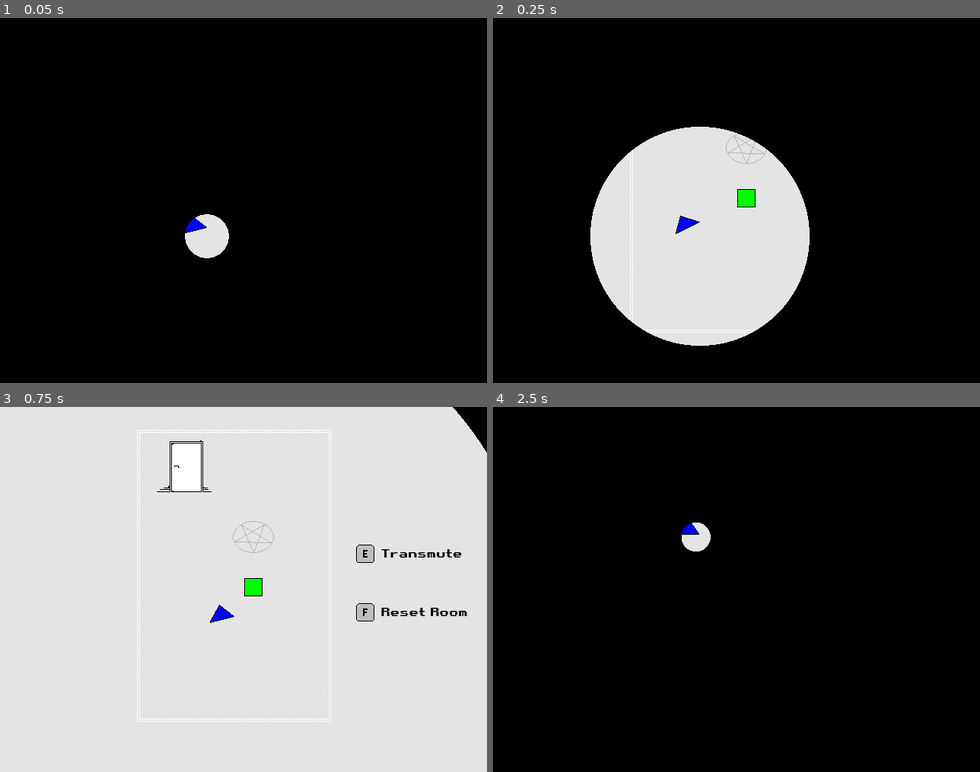
Above: before the commit, frames 1-4 (two rows, left to right).
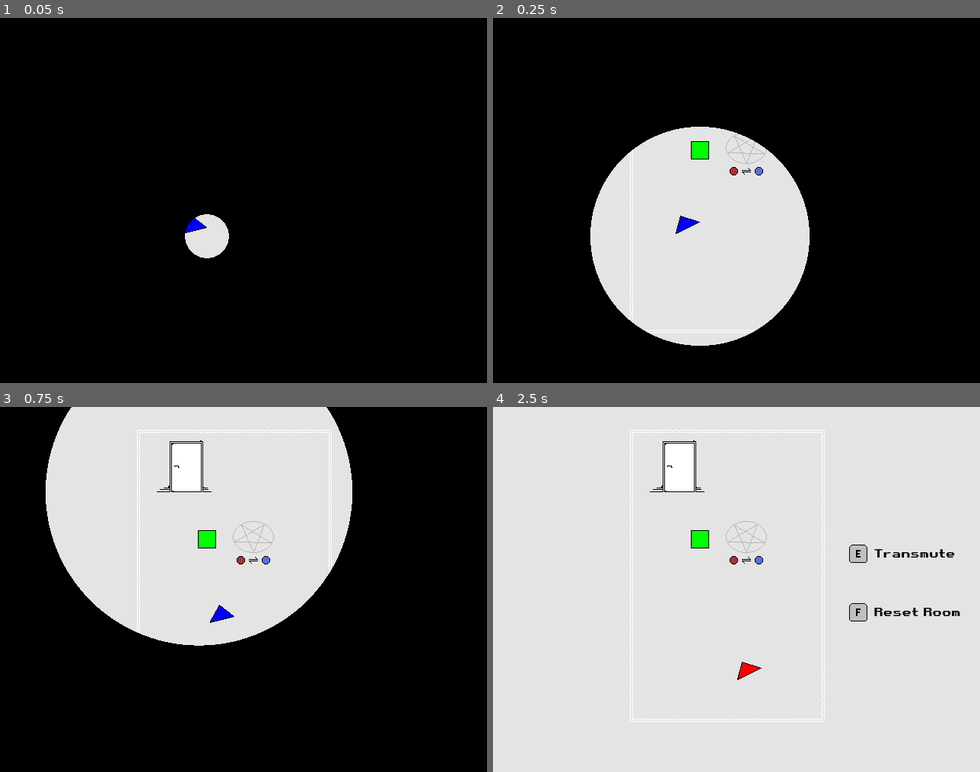
Above: after the commit, the same moments.

Repository: julianhoratschek/shadows_of_the_past
Game: Godot game, scene res://scenes/main.tscn
Two runs of this game, one before a commit and one after it. Both use one fixed random seed, a clock stepped at 60 frames per second and the inputs below.
Inputs:
- Up to frame 1 (0.05 s): no input
- Up to frame 2 (0.25 s): no input
- Up to frame 3 (0.75 s): hold D (gme_right) from 0.53 s (still down); hold F from 0.53 s (still down)
- Up to frame 4 (2.5 s): tap Q at 0.8, 1.35 s; release D (gme_right) at 1.28 s; release F at 1.28 s; hold S (gme_down) 1.28-2.03 s; tap F at 1.55 s; hold D (gme_right) from 2.03 s (still down); hold Q from 2.03 s (still down); tap E (gme_interact) at 2.1 s

Frame 1 is identical in both runs. In frame 2, 0.4% of the frame differs, in the area x 40-56%, y 33-52%; in frame 3, 65%; in frame 4, 99%, in the area x 0-100%, y 0-100%.

Commit message:
something working

Diff:
--- a/prefabs/door.gd
+++ b/prefabs/door.gd
@@ -2,7 +2,7 @@
 
 class_name Door
 
-signal entered
+signal entered(next_room_path: String)
 
 var _is_open := false
 var is_open: bool:
@@ -30,4 +30,4 @@
 
 func _on_body_entered(body: Node2D):
 	if body is Player:
-		entered.emit()
+		entered.emit(next_room)
--- a/prefabs/transmutable_properties.tscn
+++ b/prefabs/transmutable_properties.tscn
@@ -460,4 +460,3 @@
 [node name="AnimatedSprite2D" type="AnimatedSprite2D" parent="."]
 sprite_frames = SubResource("SpriteFrames_ph3mf")
 animation = &"triangle_idle"
-frame_progress = 0.360951
--- a/prefabs/transmutation_circle.gd
+++ b/prefabs/transmutation_circle.gd
@@ -1,3 +1,5 @@
+@tool
+
 extends Area2D
 
 class_name TransmutationCircle
@@ -32,22 +34,30 @@
 ## Indicated direction of circle fill animation
 var _aborted := false
 
-@export var transmute_property := TransmutableProperties.PropertyName.COLOR
+@export var transmute_property := TransmutableProperties.PropertyName.COLOR:
+	get:
+		return transmute_property
+
+	set(value):
+		transmute_property = value
+		$Indicator.frame = int(value)
 
 @onready var circle := $Circle
+@onready var indicator := $Indicator
 @onready var smoke := $Smoke
 
 
 func _ready():
 	smoke.animation_finished.connect(smoke.hide)
+	_adjust_modulate(0.2)
 
 
 func _adjust_modulate(value: float):
 	if not self in affected_circles.slice(-2):
-		modulate.a = 1.0 - 2 * ModulateModifier
+		circle.modulate.a = 1.0 - 2 * ModulateModifier
 		return
 
-	modulate.a = value
+	circle.modulate.a = value
 
 
 func _reset_circle():
--- a/prefabs/transmutation_circle.tscn
+++ b/prefabs/transmutation_circle.tscn
@@ -1,8 +1,9 @@
-[gd_scene load_steps=26 format=3 uid="uid://b8b32v2hxn41a"]
+[gd_scene load_steps=30 format=3 uid="uid://b8b32v2hxn41a"]
 
 [ext_resource type="Script" path="res://prefabs/transmutation_circle.gd" id="1_tvna6"]
 [ext_resource type="Texture2D" uid="uid://mpi2ncna5r7t" path="res://assets/sprites/transmutation_circle.png" id="1_wt7sm"]
 [ext_resource type="Texture2D" uid="uid://c1bbfaoyv3nay" path="res://assets/sprites/smoke.png" id="3_wawoy"]
+[ext_resource type="Texture2D" uid="uid://bma5wxa5f56oi" path="res://assets/sprites/transmutation_indicators.png" id="4_gueke"]
 
 [sub_resource type="CapsuleShape2D" id="CapsuleShape2D_57uwi"]
 radius = 20.0
@@ -162,8 +163,29 @@
 "speed": 12.0
 }]
 
+[sub_resource type="AtlasTexture" id="AtlasTexture_hk34s"]
+atlas = ExtResource("4_gueke")
+region = Rect2(0, 0, 64, 16)
+
+[sub_resource type="AtlasTexture" id="AtlasTexture_ooqdl"]
+atlas = ExtResource("4_gueke")
+region = Rect2(64, 0, 64, 16)
+
+[sub_resource type="SpriteFrames" id="SpriteFrames_tuc6r"]
+animations = [{
+"frames": [{
+"duration": 1.0,
+"texture": SubResource("AtlasTexture_hk34s")
+}, {
+"duration": 1.0,
+"texture": SubResource("AtlasTexture_ooqdl")
+}],
+"loop": false,
+"name": &"idle",
+"speed": 5.0
+}]
+
 [node name="TransmutationCircle" type="Area2D" groups=["transmutation_circles"]]
-modulate = Color(1, 1, 1, 0.207843)
 script = ExtResource("1_tvna6")
 
 [node name="CollisionShape2D" type="CollisionShape2D" parent="."]
@@ -172,6 +194,7 @@
 shape = SubResource("CapsuleShape2D_57uwi")
 
 [node name="Circle" type="AnimatedSprite2D" parent="."]
+modulate = Color(1, 1, 1, 0.2)
 z_index = -1
 sprite_frames = SubResource("SpriteFrames_g8ixj")
 animation = &"idle"
@@ -186,6 +209,11 @@
 frame = 7
 frame_progress = 1.0
 
+[node name="Indicator" type="AnimatedSprite2D" parent="."]
+position = Vector2(0, 36)
+sprite_frames = SubResource("SpriteFrames_tuc6r")
+animation = &"idle"
+
 [connection signal="body_entered" from="." to="." method="_on_body_entered"]
 [connection signal="body_exited" from="." to="." method="_on_body_exited"]
 [connection signal="animation_finished" from="Circle" to="." method="_on_circle_animation_finished"]
--- a/scenes/main.gd
+++ b/scenes/main.gd
@@ -11,10 +11,14 @@
 @onready var scene_door: Door =  scene.get_node(^"TileMap/Door")
 @onready var scene_player: Player = scene.get_node(^"TileMap/Player")
 @onready var transition_rect := $ColorRect
+@onready var reset_properties := $ResetProperties
 
 var _transition_direction := TransitionDirection.NONE
 var _transition_size := 0.0
 var _transition_size_change := 1.2
+
+var _room_path := "res://scenes/shape_change_scene.tscn"
+var _reset := false
 
 
 func _ready():
@@ -23,8 +27,9 @@
 
 
 func _input(event):
-	if Input.is_key_pressed(KEY_Q):
-		scene_fade_out()
+	if not _reset and Input.is_key_pressed(KEY_F):
+		_reset = true
+		scene_fade_out(_room_path)
 
 
 func _process(delta):
@@ -37,15 +42,17 @@
 	if (_transition_direction == TransitionDirection.FADE_OUT and _transition_size <= 0.0):
 		do_transition()
 		scene_fade_in()
+
 	elif _transition_size >= 1.5:
 		_transition_direction = TransitionDirection.NONE
 
 
-func scene_fade_out():
+func scene_fade_out(next_room_path: String):
 	transition_rect.material.set_shader_parameter("circle_position",
 		scene_door.global_position / get_viewport_rect().size)
 
 	_transition_direction = TransitionDirection.FADE_OUT
+	_room_path = next_room_path
 
 
 func scene_fade_in():
@@ -56,14 +63,20 @@
 
 
 func do_transition():
-	var new_scene = load(scene_door.next_room).instantiate()
+	var new_scene = load(_room_path).instantiate()
 
 	$Scene.remove_child(scene)
 	$Scene.add_child(new_scene)
 
 	var new_player: Player = new_scene.get_node(^"TileMap/Player")
 
-	new_player.transmutable_properties.set_properties(scene_player.transmutable_properties)
+	if not _reset:
+		reset_properties.set_properties(scene_player.transmutable_properties)
+
+	else:
+		_reset = false
+
+	new_player.transmutable_properties.set_properties(reset_properties)
 
 	scene.queue_free()
 
--- a/scenes/main.tscn
+++ b/scenes/main.tscn
@@ -1,8 +1,9 @@
-[gd_scene load_steps=5 format=3 uid="uid://c2fsbfo5hofqj"]
+[gd_scene load_steps=6 format=3 uid="uid://c2fsbfo5hofqj"]
 
 [ext_resource type="Shader" path="res://scenes/scene_transition.gdshader" id="1_d738x"]
 [ext_resource type="Script" path="res://scenes/main.gd" id="1_o2dvt"]
 [ext_resource type="PackedScene" uid="uid://chq6iwrtlbxhr" path="res://scenes/shape_change_scene.tscn" id="2_hlw80"]
+[ext_resource type="PackedScene" uid="uid://ddahx1aw7leij" path="res://prefabs/transmutable_properties.tscn" id="4_thkuk"]
 
 [sub_resource type="ShaderMaterial" id="ShaderMaterial_vkn8k"]
 shader = ExtResource("1_d738x")
@@ -24,3 +25,7 @@
 [node name="Scene" type="Node2D" parent="."]
 
 [node name="ShapeChangeScene" parent="Scene" instance=ExtResource("2_hlw80")]
+
+[node name="ResetProperties" parent="." instance=ExtResource("4_thkuk")]
+visible = false
+position = Vector2(-378, 13)
--- a/scenes/red_herring_scene.tscn
+++ b/scenes/red_herring_scene.tscn
@@ -59,6 +59,7 @@
 
 [node name="Door" parent="TileMap" instance=ExtResource("3_lusp1")]
 position = Vector2(277, 87)
+next_room = "res://scenes/shape_change_scene.tscn"
 
 [node name="Square" parent="TileMap" instance=ExtResource("5_vrrr2")]
 position = Vector2(60, 132)
--- a/scenes/shape_change_scene.tscn
+++ b/scenes/shape_change_scene.tscn
@@ -19,7 +19,7 @@
 layer_0/tile_data = PackedInt32Array(4, 1, 196608, 5, 1, 196608, 6, 1, 196608, 327680, 1, 0, 262144, 1, 0, 196608, 1, 0 …(541 unchanged characters)…
 
 [node name="TransmutableObject" parent="TileMap" instance=ExtResource("3_btlve")]
-position = Vector2(153, 207)
+position = Vector2(92, 144)
 
 [node name="TransmutableProperties" parent="TileMap/TransmutableObject" instance=ExtResource("4_ws0pj")]
 modulate = Color(0, 1, 0, 1)
Binary file added: assets/sprites/art/transmutation_indicators.aseprite
Binary file added: assets/sprites/transmutation_indicators.png
Not shown, added: export_presets.cfg
Not shown, added: export.zip
Not shown, added: export/Shadows Of The Past.apple-touch-icon.png
Not shown, added: export/Shadows Of The Past.audio.worklet.js
Not shown, added: export/Shadows Of The Past.icon.png
Not shown, added: export/Shadows Of The Past.js
Not shown, added: export/Shadows Of The Past.pck
Not shown, added: export/Shadows Of The Past.png
Not shown, added: export/Shadows Of The Past.wasm
Not shown, added: export/Shadows Of The Past.worker.js
(and 1 more such lines)
